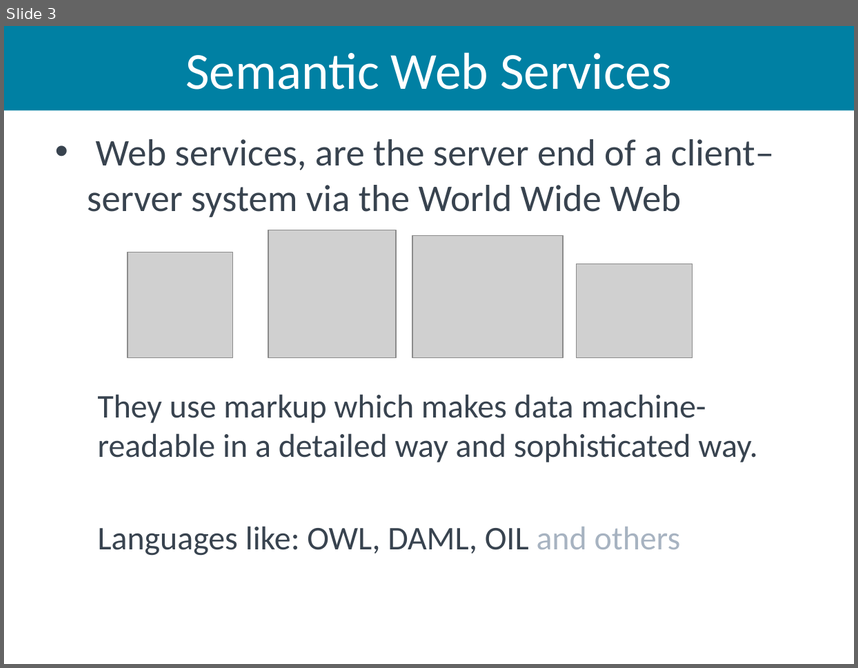
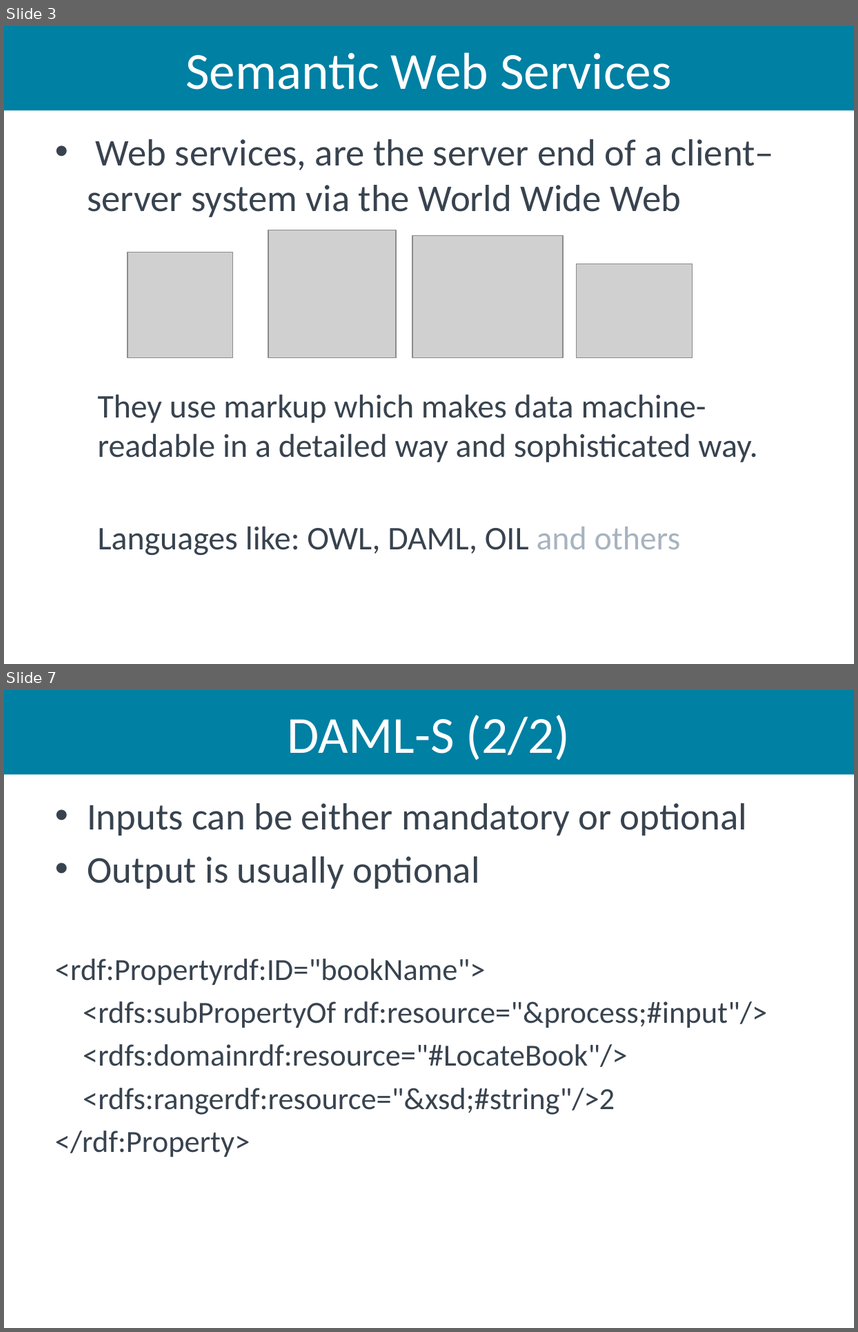
Before and after one commit to aiked/cs565, a slide deck: presentation/michath_slides.pptx. Shown one above the other, each under a label of ours: slide 3 before the commit, slides 3 and 7 after it; the slides between them are not shown. The pictures are 858x668 and 858x1332 pixels, drawn with LibreOffice and Linux fonts; fonts in the diff are those of the drawing; grey boxes stand for pictures. Boxes give left, top, right and bottom in pixels: in the first picture for what was removed or moved away, otherwise in the second. Text is boxed around its words. In the diff, an @@ line names an element or a change of style, - is before the commit and + after.

```diff
--- a/presentation/michath_slides.pptx
+++ b/presentation/michath_slides.pptx
@@ slide 7 added at box(4, 690, 854, 1328), background #FFFFFF @@
@@ title added at box(4, 690, 854, 774), fill #0080A3, 44 pt, text #FFFFFF @@
+DAML-S (2/2)
@@ text added at box(55, 803, 767, 1156), 26 pt, text #38434F @@
+• Inputs can be either mandatory or optional
+• Output is usually optional
+<rdf:Propertyrdf:ID="bookName">
+<rdfs:subPropertyOf rdf:resource="&process;#input"/>
+<rdfs:domainrdf:resource="#LocateBook"/>
+<rdfs:rangerdf:resource="&xsd;#string"/>2
+</rdf:Property>
```
Also in this commit, not shown: 1 slide changed, 5 other slides added.
